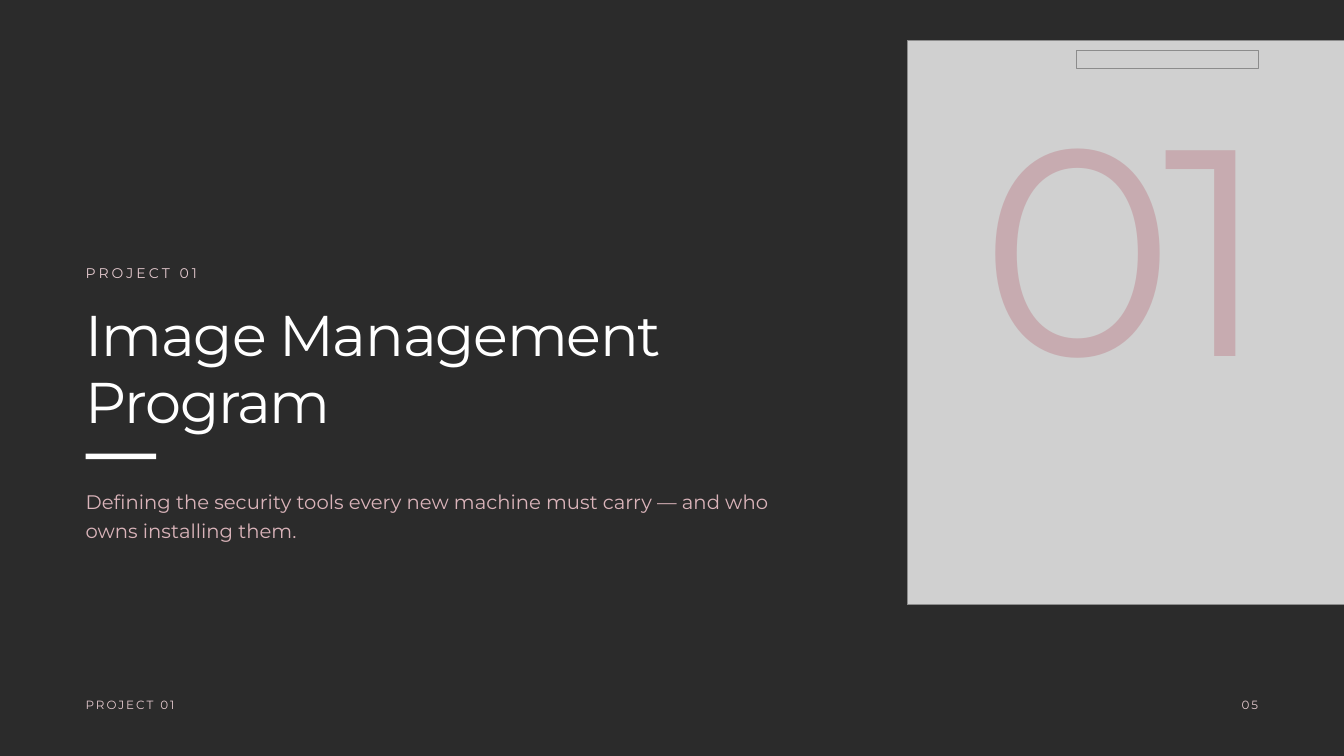
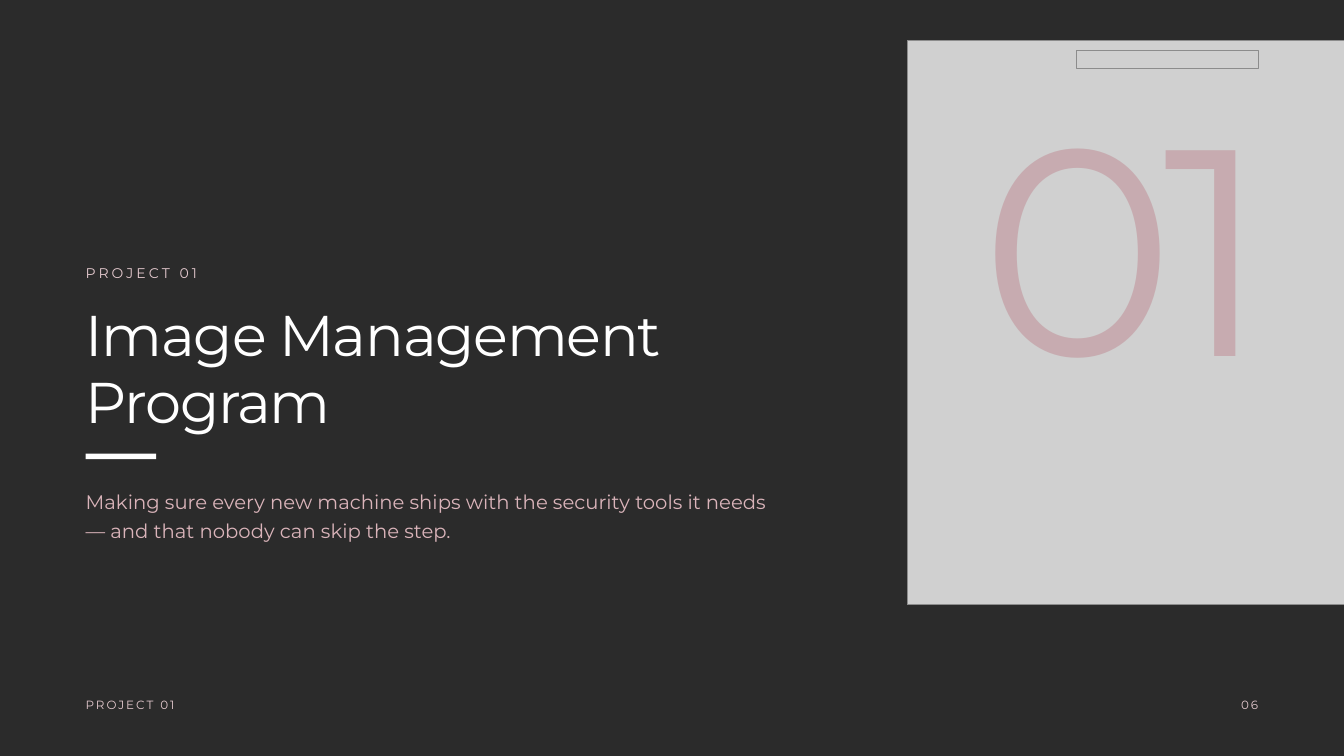
Before and after one commit to Jairmald/ai, a slide deck: slide 6 of out/Internship_Exit_Presentation_Stewart.pptx (slide 5 before the commit). Drawn at 1344x756 pixels with LibreOffice and Linux fonts; fonts in the diff are those of the drawing; grey boxes stand for pictures; background and template pictures are left out; a plain dark background stands for a picture behind light text. Boxes give left, top, right and bottom in pixels: in the first picture for what was removed or moved away, otherwise in the second. Text is boxed around its words. In the diff, an @@ line names an element or a change of style, - is before the commit and + after.

```diff
--- a/out/Internship_Exit_Presentation_Stewart.pptx
+++ b/out/Internship_Exit_Presentation_Stewart.pptx
@@ text at box(86, 494, 766, 542): text changed @@
-Defining the security tools every new machine must carry — and who owns installing them.
+Making sure every new machine ships with the security tools it needs — and that nobody can skip the step.
@@ text at box(1241, 700, 1258, 709): text changed @@
-05
+06
```
Also in this commit, not shown: 20 other slides changed, 1 slide added, 9 other files.
